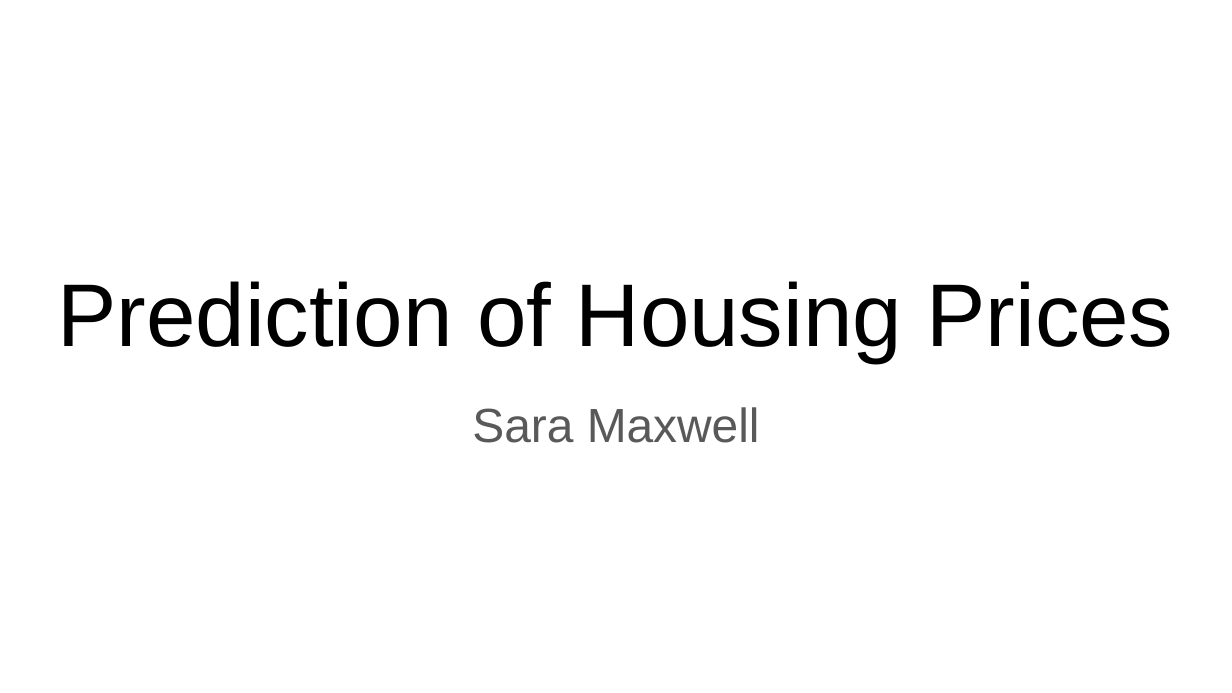
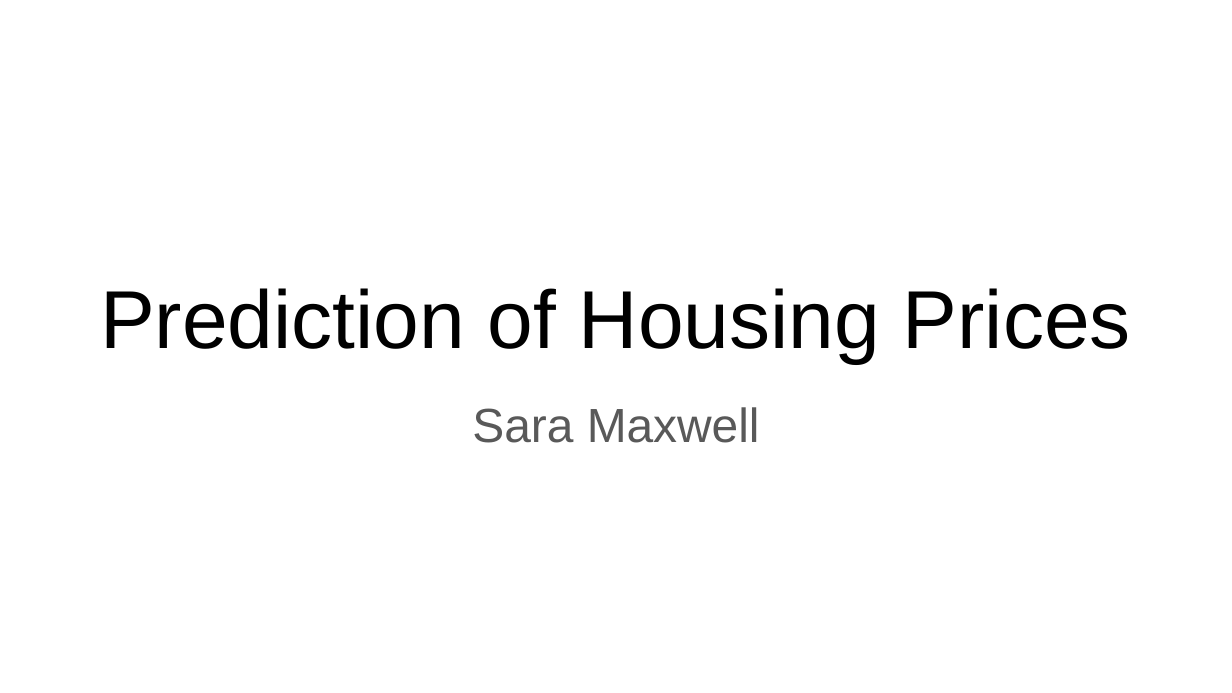
Before and after one commit to smaxwell953/Springboard_DSC_Career_Track, a slide deck: slide 1 of Capstone 2/Capstone Presentation.pptx. Drawn at 1232x693 pixels with LibreOffice and Linux fonts; fonts in the diff are those of the drawing. Boxes give left, top, right and bottom in pixels: in the first picture for what was removed or moved away, otherwise in the second. Text is boxed around its words. In the diff, an @@ line names an element or a change of style, - is before the commit and + after.

```diff
--- a/Capstone 2/Capstone Presentation.pptx
+++ b/Capstone 2/Capstone Presentation.pptx
@@ title "Prediction of Housing Prices" at [100, 288, 1131, 363]: size 52 to 48 pt @@
```
Also in this commit, not shown: 5 other slides changed, 3 slides added, 1 other file.
